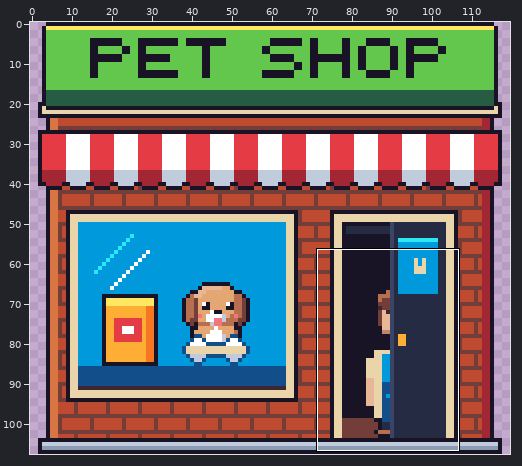
A pixel-art file gets an edit: art/screens/ui-pet-shop.aseprite. Above, an overview of the earlier version with the close-up marked.
Close-up. As it was:
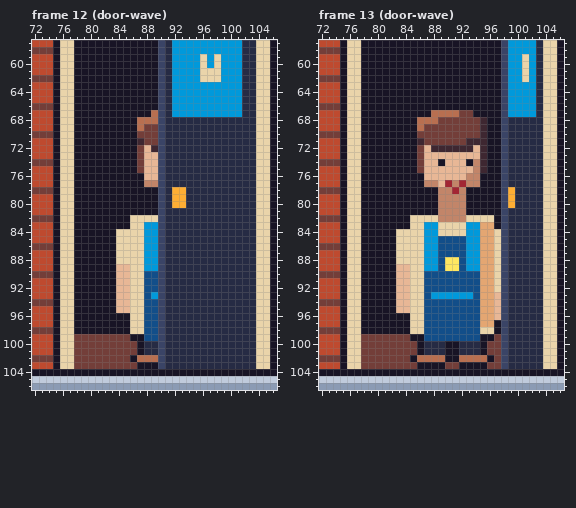
120x108 pixels, 25 frames. Shown: frame 12 (door-wave): x 72..106, y 57..106; frame 13 (door-wave): x 72..106, y 57..106. The commit also changed other frames or places, which this record leaves out.
After the commit:
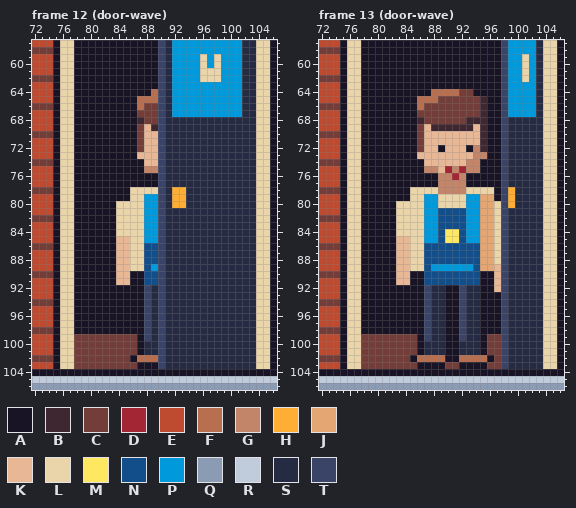
Palette (. is transparent): A #181425  B #3e2731  C #733e39  D #a22633  E #be4a2f  F #b86f50  G #c28569  H #feae34  J #e4a672  K #e8b796  L #ead4aa  M #fee761  N #124e89  P #0099db  Q #8b9bb4  R #c0cbdc  S #262b44  T #3a4466
Log entry: Improve Pet shop keeper proportions
The exact change:
Frame 12 (door-wave):
y 64: x 89 A -> F
y 65: x 87..89 AAA -> FFF
y 66: x 87..89 AAA -> FCC
y 67: x 87..89 AAF -> CCC
y 68: x 87..89 FFF -> BCC
y 69: x 87..89 FCC -> CKB
y 70: x 88..89 CC -> KK
y 71: x 87..89 BCC -> CKK
y 72: x 89 B -> K
y 73: x 87 C -> K
y 74: x 87 C -> A
y 75: x 87..89 CKK -> AGG
y 76: x 88..89 KK -> AA
y 77: x 88..89 GG -> AA
y 78: x 86..89 AAAA -> LLLL
y 79: x 86..89 AAAA -> LLPP
y 80..81: x 84..89 AAAAAA -> LLLLPP
y 82: x 84..85 AA -> LL; x 88..89 LL -> PP
y 83: x 84..85 AA -> LL
y 85: x 84..85 LL -> KK
y 86..88: x 84..85 LL -> KK; x 88..89 PP -> NN
y 89: x 88 P -> N
y 90..91: x 86..87 LL -> AA
y 92: x 84..89 KKLLNN -> AAAATS
y 93: x 84..89 KKLLNP -> AAAATS
y 94..95: x 84..89 KKLLNN -> AAAATS
y 96..98: x 86..89 LLNN -> AATS
y 99: x 86 A -> C; x 88..89 NN -> TS
Frame 13 (door-wave):
y 64: x 88..93 AAAAAA -> FFFFCC
y 65: x 86..95 AAAAAAAAAA -> FFFCCCCCCB
y 66: x 86..95 AAAAAAAAAA -> FCCCCCCCCB
y 67: x 86..91 AAFFFF -> CCCCCC; x 94..95 AA -> CB
y 68: x 86..88 FFF -> BCC; x 93..94 CC -> BB
y 69: x 86..94 FCCCCCCCC -> CKBBBBBBK
y 70: x 87..94 CCCCCCCC -> KKKKKKKK
y 71: x 86..94 BCCCCCCBB -> CKKKKKKKK
y 72: x 88..94 BBBBBBK -> KAKKKAG
y 73: x 86 C -> K; x 94..95 KB -> GG
y 74: x 86 C -> A; x 89 A -> K; x 93 A -> G; x 95 B -> A
y 75: x 86..88 CKK -> AGG; x 90..93 KKKK -> DGDG; x 95 B -> A
y 76: x 87..94 KKKKKKGG -> AAGGDGAA
y 77: x 87..90 GGKD -> AAGG; x 92..94 DGG -> GAA
y 78: x 85..88 AAAA -> LLLL; x 91 D -> G; x 93..96 AAAA -> LLLL
y 79: x 85..96 AAAAGGGGAAAA -> LLPPLLLLPPJJ
y 80: x 83..97 AAAAAAGGGGAAAAA -> LLLLPPLLLLPPJJL
y 81: x 83..97 AAAAAAGGGGAAAAA -> LLLLPPNNNNPPJJL
y 82: x 83..84 AA -> LL; x 87..97 LLGGGGLLLLA -> PPNNNNPPJJL
y 83: x 83..84 AA -> LL; x 89..92 LLLL -> NNNN; x 97 A -> L
y 84: x 89..92 LLLL -> NMMN
y 85: x 83..84 LL -> KK; x 90..91 NN -> MM
y 86..87: x 83..84 LL -> KK; x 87..88 PP -> NN; x 93..94 PP -> NN
y 88: x 83..84 LL -> KK; x 87..88 PP -> NN; x 90..91 MM -> NN; x 93..94 PP -> NN
y 89: x 87 P -> N; x 89..92 NMMN -> PPPP; x 94 P -> N; x 97 L -> K
y 90..91: x 85..86 LL -> AA; x 95..97 JJL -> AAK
y 92: x 83..97 KKLLNNNNNNNNJJL -> AAAATSSAATSSAAK
y 93: x 83..97 KKLLNPPPPPPNJJK -> AAAATSSAATSSAAA
y 94..95: x 83..97 KKLLNNNNNNNNJJK -> AAAATSSAATSSAAA
y 96: x 85..97 LLNNNNNNNNJJK -> AATSSAATSSAAA
y 97: x 85..96 LLNNNNNNNNJJ -> AATSSAATSSAA
y 98: x 85..96 LLNNNNNNNNLL -> AATSSAATSSAA
y 99: x 85 A -> C; x 87..94 NNNNNNNN -> TSSAATSS; x 96 A -> C
Boxes around the changes in both close-ups, in picture pixels (x1, y1, x2, y2):
changed: (116, 89, 158, 341)
changed: (396, 89, 501, 341)
